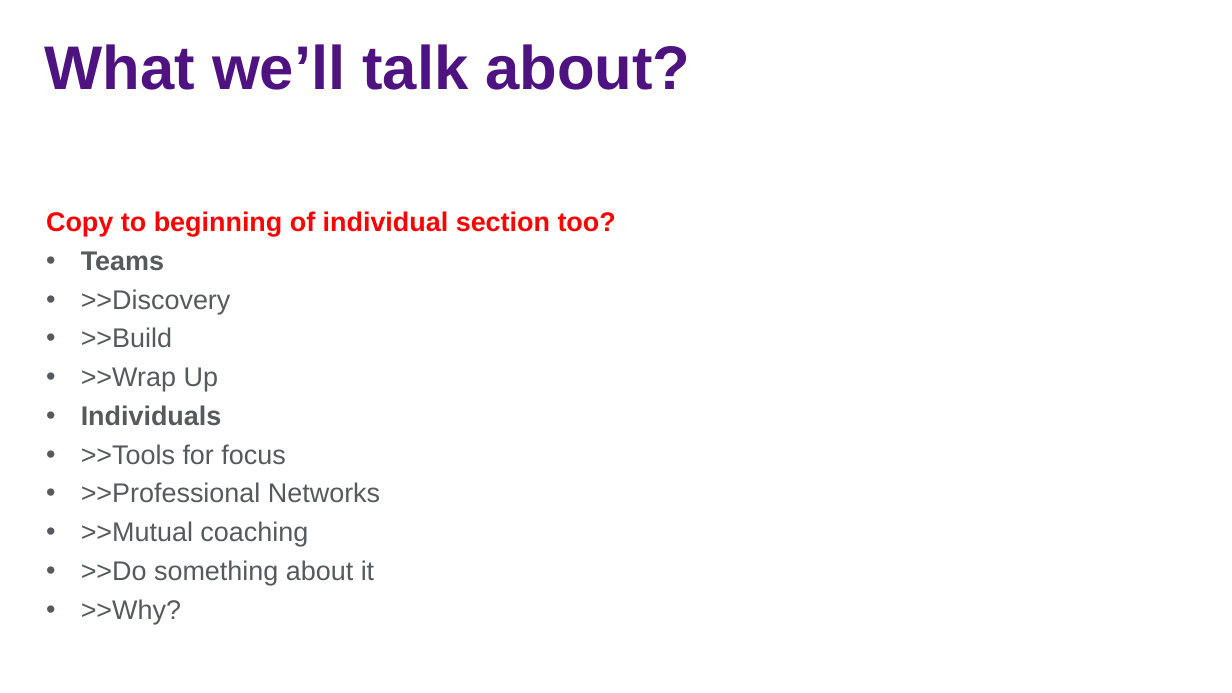
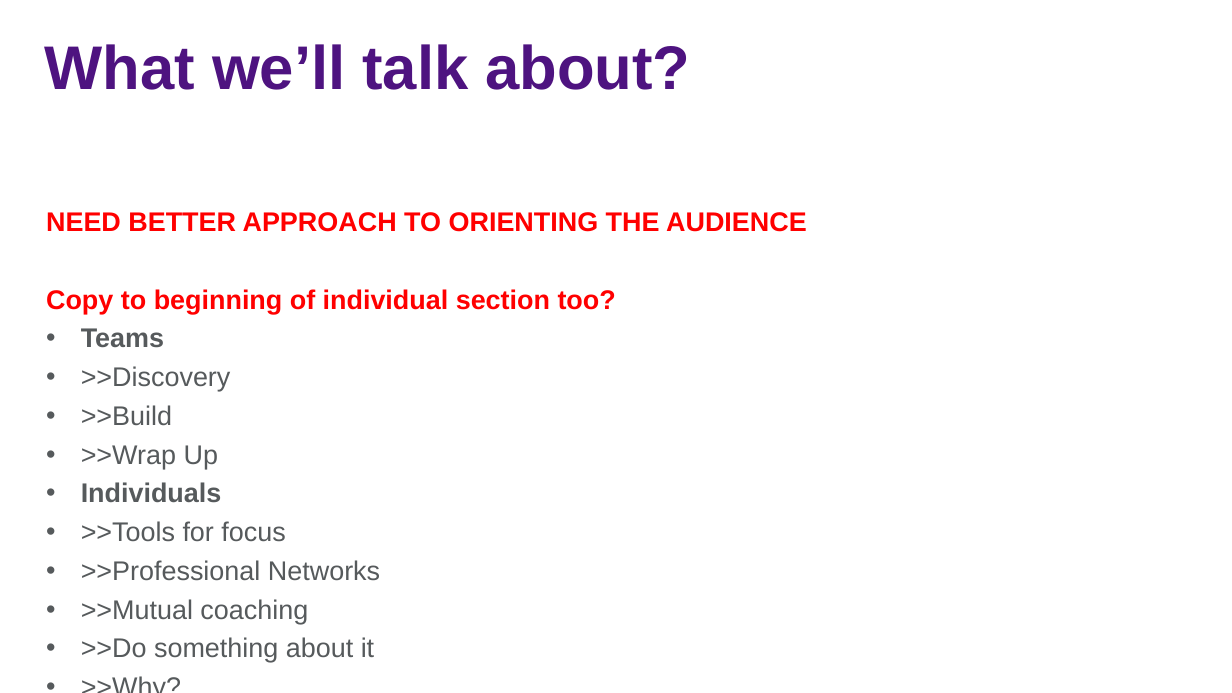
Before and after one commit to jasonjwood/presentations, a slide deck: slide 5 of InFusion2016 - Getting It Done - Jason Wood.pptx. Drawn at 1232x693 pixels with LibreOffice and Linux fonts; fonts in the diff are those of the drawing; background and template pictures are left out. Boxes give left, top, right and bottom in pixels: in the first picture for what was removed or moved away, otherwise in the second. Text is boxed around its words. In the diff, an @@ line names an element or a change of style, - is before the commit and + after.

```diff
--- a/InFusion2016 - Getting It Done - Jason Wood.pptx
+++ b/InFusion2016 - Getting It Done - Jason Wood.pptx
@@ text at [46, 212, 807, 232]: paragraph added @@
+NEED BETTER APPROACH TO ORIENTING THE AUDIENCE
```
Also in this commit, not shown: 8 other slides changed, 2 slides added.
